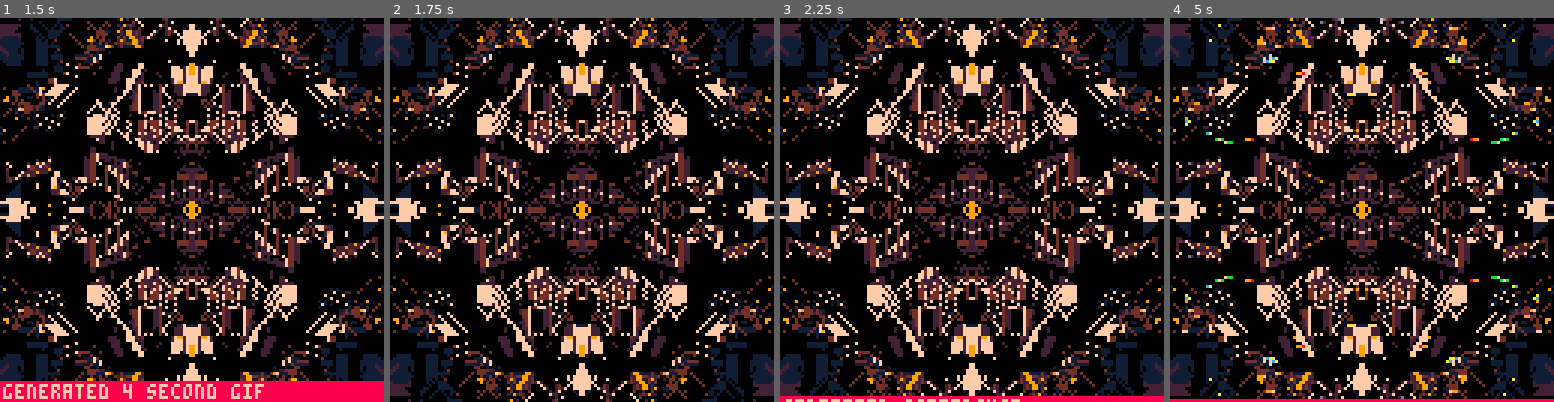
Above: before the commit, frames 1-4 (left to right).
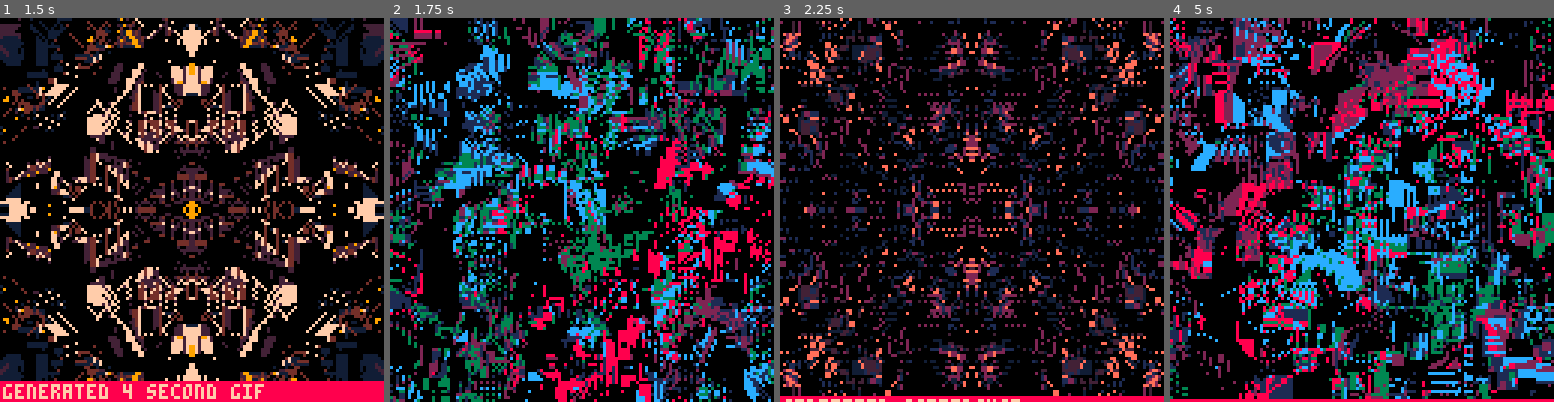
Above: after the commit, the same moments.

Repository: aebrer/pico8_carts
Game: PICO-8 cartridge versum/genesis/interior_zoning_cartography.p8
Same seed, same stepped clock (60 frames per second), same inputs: the game is played once before the commit and once after it.
Inputs:
- Up to frame 1 (1.5 s): tap X (X key) at 0.33, 1.07 s; tap O (Z key) at 0.7 s
- Up to frame 2 (1.75 s): hold Right from 1.6 s (still down); tap O (Z key) at 1.7 s
- Up to frame 3 (2.25 s): tap X (X key) at 1.85 s; release Right at 2.1 s; tap O (Z key) at 2.1 s; hold Up from 2.15 s (still down)
- Up to frame 4 (5 s): release Up at 2.42 s; hold Right 2.47-3.03 s; tap O (Z key) every 0.4 s from 2.5 to 4.9 s; tap X (X key) at 2.97, 4.08 s; hold Left 3.08-3.58 s; hold Down 3.63-3.97 s; hold Right 4.02-4.68 s; hold Up from 4.73 s (still down)

Frame 1 is identical in both runs. In frame 2, 63% of the frame differs, in the area x 0-100%, y 0-100%; in frame 3, 50%; in frame 4, 66%.

Commit message:
improved controls

Diff:
--- a/versum/genesis/interior_zoning_cartography.p8
+++ b/versum/genesis/interior_zoning_cartography.p8
@@ -4,10 +4,16 @@
 poke(0x5f54,0x60)
 r=rnd
 s=r(-1)
+c=circ
+p=0
+xi=0
+yi=0
+rev_x=0
+rev_y=0
+function _init()
 srand(s)
 poke(24364,r({0,0,0,5,6,7}))
 cls()
-c=circ
 p=r({
  {8,1,2,3,12},
  {130,141,2,14,136},
@@ -20,16 +26,15 @@
 ∧,░,…,█,█,
 █,▥,▒,♪,▤
 }))
+--fillp(░)
 xi=r({8,16,32,32,64})
 yi=r({8,16,32,32,64})
 --xi=64yi=64
 
 rev_x=r({true,false})
 rev_y=r({true,false})
-
---rev_x=true
---rev_y=true
-frame=0
+end
+_init()
 ::_::
 for x=0,128,xi do
  for y=0,128,yi do
@@ -50,10 +55,15 @@
  end
 end
 srand(s)
-flip()frame+=1
-if(t()%5<=0.01)extcmd("reset")
+--print("\^#"..s,0,0,7)
+flip()
+--if(t()%5<=0.01)extcmd("reset")
 if(btnp(4))extcmd("screen")
 if(btnp(5))extcmd("video")
+if(btnp(3))s-=1 _init()
+if(btnp(2))s+=1 _init()
+if(btnp(0))s-=1 _init()
+if(btnp(1))s+=1 _init()
 goto _
 __gfx__
 00000000000000000000000000000000000000000000000000000000000000000000000000000000000000000000000000000000000000000000000000000000
